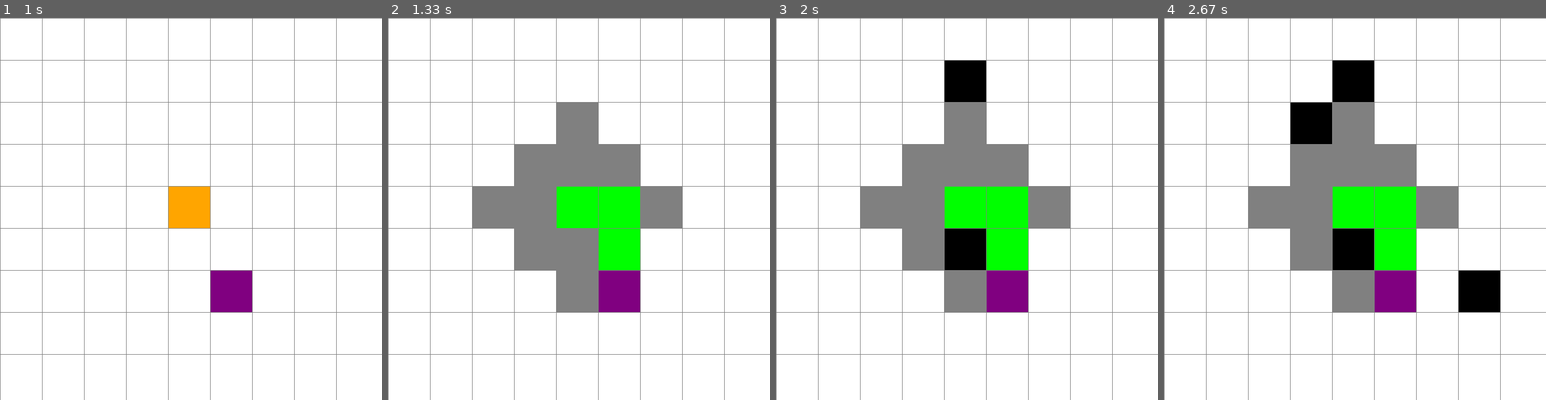
Above: before the commit, frames 1-4 (left to right).
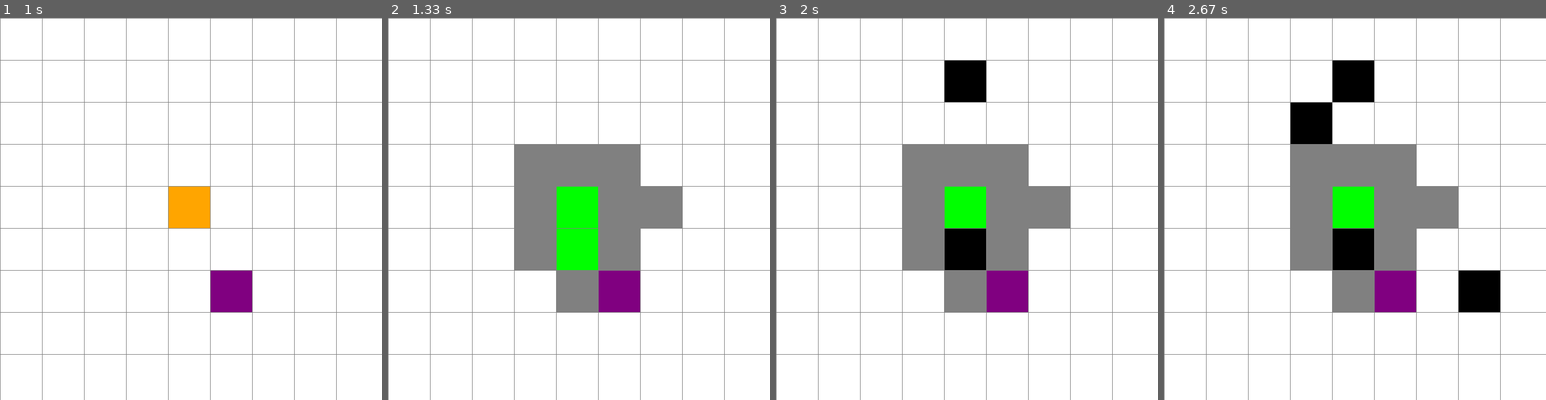
Above: after the commit, the same moments.

Repository: FerLo002/IA
Game: pygame game, started from test.py
Same seed, same stepped clock (60 frames per second), same inputs: the game is played once before the commit and once after it.
Inputs (mouse positions are in pixels of both pictures, inside the frame that each line leads up to):
- Up to frame 1 (1 s): click (191, 209) at 0.38 s; click (229, 293) at 0.72 s
- Up to frame 2 (1.33 s): tap Space at 1 s
- Up to frame 3 (2 s): click (974, 79) at 1.38 s; click (967, 254) at 1.72 s
- Up to frame 4 (2.67 s): click (1301, 128) at 2.05 s; click (1488, 308) at 2.38 s

Frame 1 is identical in both runs. In frame 2, 5.9% of the frame differs, in the area x 22-66%, y 22-66%; in frame 3, 4.7%; in frame 4, 4.7%.

Commit message:
game.py con decision tree

Diff:
--- a/pygamesc/pygamesc/game.py
+++ b/pygamesc/pygamesc/game.py
@@ -3,6 +3,10 @@
 import pandas as pd
 import matplotlib.pyplot as plt
 from mpl_toolkits.mplot3d import Axes3D
+import pandas as pd
+from sklearn.model_selection import train_test_split
+from sklearn.tree import DecisionTreeClassifier, export_graphviz
+import graphviz
 
 # Inicializar Pygame
 pygame.init()
@@ -77,7 +81,7 @@
 def disparar_bala():
     global bala_disparada, velocidad_bala
     if not bala_disparada:
-        velocidad_bala = random.randint(-8, -3)  # Velocidad aleatoria negativa para la bala
+        velocidad_bala = random.randint(-20, -5)  # Velocidad aleatoria negativa para la bala
         bala_disparada = True
 
 # Función para reiniciar la posición de la bala
@@ -157,7 +161,7 @@
     datos_modelo.append((velocidad_bala, distancia, salto_hecho))
 
 # Funcion para graficar los datos
-def graficar_datos(df):
+def graficar_datos():
     # Separar datos según el valor de 'salto_hecho'
     x1 = [x for x, y, z in datos_modelo if z == 0]
     x2 = [y for x, y, z in datos_modelo if z == 0]
@@ -184,6 +188,38 @@
     ax.legend()
 
     plt.show()
+
+#Funcion para hacer el decision tree
+def graficar_arbol():
+    # Separar datos
+    x1 = [x for x, y, z in datos_modelo]
+    x2 = [y for x, y, z in datos_modelo]
+    target0 = [z for x, y, z in datos_modelo]
+
+    # Definir características (X) y etiquetas (y)
+    X = list(zip(x1, x2))  # Las dos primeras columnas son las características
+    y = target0  # La tercera columna es la etiqueta
+
+    X_train, X_test, y_train, y_test = train_test_split(X, y, test_size=0.2, random_state=42)
+
+    # Crear el clasificador de Árbol de Decisión
+    clf = DecisionTreeClassifier()
+
+    # Entrenar el modelo
+    clf.fit(X_train, y_train)
+
+    # Exportar el árbol de decisión en formato DOT para su visualización
+    dot_data = export_graphviz(clf, out_file=None,
+                            feature_names=['Feature 1', 'Feature 2'],
+                            class_names=['Clase 0', 'Clase 1'],
+                            filled=True, rounded=True,
+                            special_characters=True)
+
+    # Crear el gráfico con graphviz
+    graph = graphviz.Source(dot_data)
+
+    # Mostrar el gráfico
+    graph.view()
 
 # Función para pausar el juego y guardar los datos
 def pausa_juego():
@@ -211,13 +247,14 @@
                 if evento.key == pygame.K_a:
                     modo_auto = True
                     menu_activo = False
+                    graficar_arbol()
                 elif evento.key == pygame.K_m:
                     modo_auto = False
                     menu_activo = False
                 elif evento.key == pygame.K_g:
-                    modo_auto = True
+                    modo_auto = False
                     menu_activo = False
-                    graficar_datos(datos_modelo)
+                    graficar_datos()
                 elif evento.key == pygame.K_q:
                     print("Juego terminado. Datos recopilados:", datos_modelo)
                     pygame.quit()
--- a/test.py
+++ b/test.py
@@ -61,14 +61,26 @@
 
     def get_vecinos(self, grid):
         self.vecinos = []
-        if self.fila > 0 and not grid[self.fila - 1][self.col].es_pared():  # Arriba
-            self.vecinos.append(grid[self.fila - 1][self.col])
-        if self.fila < self.total_filas - 1 and not grid[self.fila + 1][self.col].es_pared():  # Abajo
-            self.vecinos.append(grid[self.fila + 1][self.col])
-        if self.col > 0 and not grid[self.fila][self.col - 1].es_pared():  # Izquierda
-            self.vecinos.append(grid[self.fila][self.col - 1])
-        if self.col < self.total_filas - 1 and not grid[self.fila][self.col + 1].es_pared():  # Derecha
-            self.vecinos.append(grid[self.fila][self.col + 1])
+        # Movimientos ortogonales (arriba, abajo, izquierda, derecha)
+        if self.fila > 0 and not grid[self.fila - 1][self.col].es_pared():
+            self.vecinos.append((grid[self.fila - 1][self.col], 10))  # Costo 10
+        if self.fila < self.total_filas - 1 and not grid[self.fila + 1][self.col].es_pared():
+            self.vecinos.append((grid[self.fila + 1][self.col], 10))  # Costo 10
+        if self.col > 0 and not grid[self.fila][self.col - 1].es_pared():
+            self.vecinos.append((grid[self.fila][self.col - 1], 10))  # Costo 10
+        if self.col < self.total_filas - 1 and not grid[self.fila][self.col + 1].es_pared():
+            self.vecinos.append((grid[self.fila][self.col + 1], 10))  # Costo 10
+
+        # Movimientos diagonales (esquina)
+        if self.fila > 0 and self.col > 0 and not grid[self.fila - 1][self.col - 1].es_pared():
+            self.vecinos.append((grid[self.fila - 1][self.col - 1], 14))  # Costo 14
+        if self.fila > 0 and self.col < self.total_filas - 1 and not grid[self.fila - 1][self.col + 1].es_pared():
+            self.vecinos.append((grid[self.fila - 1][self.col + 1], 14))  # Costo 14
+        if self.fila < self.total_filas - 1 and self.col > 0 and not grid[self.fila + 1][self.col - 1].es_pared():
+            self.vecinos.append((grid[self.fila + 1][self.col - 1], 14))  # Costo 14
+        if self.fila < self.total_filas - 1 and self.col < self.total_filas - 1 and not grid[self.fila + 1][self.col + 1].es_pared():
+            self.vecinos.append((grid[self.fila + 1][self.col + 1], 14))  # Costo 14
+
 
 def crear_grid(filas, ancho):
     grid = []
@@ -147,8 +159,10 @@
             draw(path)
             return True
 
-        for neighbor in current.vecinos:
-            temp_g_score = g_score[current] + 10
+        current.get_vecinos(grid)  # Aseguramos que vecinos esté actualizado
+
+        for neighbor, cost in current.vecinos:
+            temp_g_score = g_score[current] + cost
 
             if temp_g_score < g_score[neighbor]:
                 came_from[neighbor] = current
@@ -160,13 +174,13 @@
                     heappush(open_set, (f_score[neighbor], count, neighbor))
                     open_set_hash.add(neighbor)
 
-        # Dibuja la actualización del estado actual del grid, sin camino aún
         draw(None)
 
         if current != start:
             current.hacer_vecino()
 
     return False
+
 
 def main(ventana, ancho):
     FILAS = 9
Not shown, added: pygamesc/pygamesc/Source.gv
Not shown, added: pygamesc/pygamesc/Source.gv.pdf
